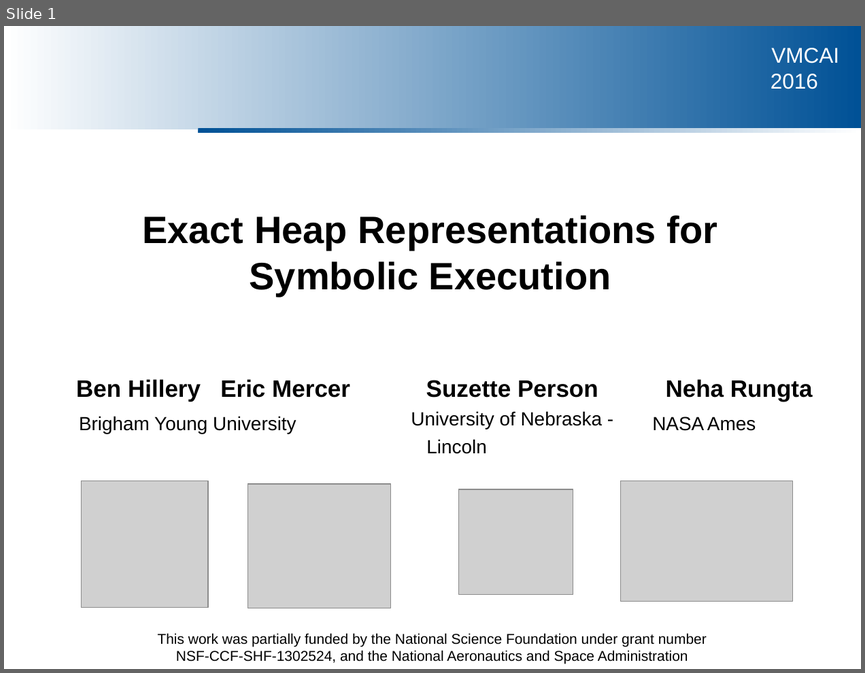
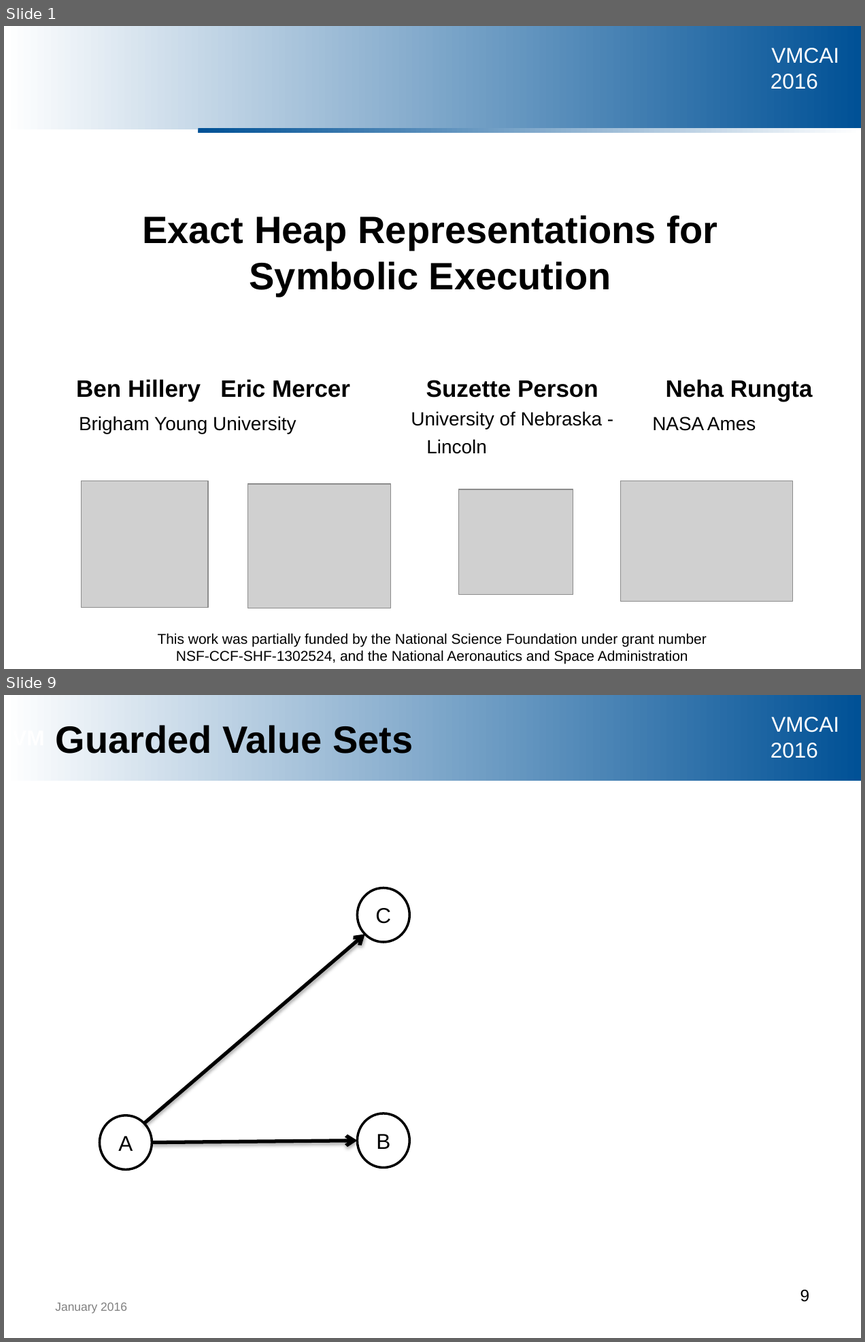
Before and after one commit to ericmercer/uber-lazy, a slide deck: vmcai-2016-slides/vmcai_presentation.pptx. Shown one above the other, each under a label of ours: slide 1 before the commit, slides 1 and 9 after it; the slides between them are not shown. The pictures are 865x673 and 865x1342 pixels, drawn with LibreOffice and Linux fonts; fonts in the diff are those of the drawing; grey boxes stand for pictures; background and template pictures are left out. Boxes give left, top, right and bottom in pixels: in the first picture for what was removed or moved away, otherwise in the second. Text is boxed around its words. In the diff, an @@ line names an element or a change of style, - is before the commit and + after.

```diff
--- a/vmcai-2016-slides/vmcai_presentation.pptx
+++ b/vmcai-2016-slides/vmcai_presentation.pptx
@@ slide 9 added at (x1=4, y1=695, x2=861, y2=1338), background #FFFFFF; not listed: 1 template element that a slide beside it also shows @@
@@ rectangle added at (x1=4, y1=695, x2=861, y2=781), fill gradient #FFFFFF to #005196 @@
@@ rectangle added at (x1=4, y1=695, x2=861, y2=781), fill gradient #FFFFFF to #005196, 18 pt, text #FFFFFF, bold @@
+VM
@@ title added at (x1=56, y1=725, x2=413, y2=753), 32 pt, text #000000, bold @@
+Guarded Value Sets
@@ ellipse added at (x1=357, y1=888, x2=409, y2=942), fill #FFFFFF, outline #000000 2 pt, 18 pt, text #000000 @@
+C
@@ arrow added from (145, 1123) to (364, 934), #000000 3 pt @@
@@ ellipse added at (x1=100, y1=1115, x2=152, y2=1169), fill #FFFFFF, outline #000000 2 pt, 18 pt, text #000000 @@
+A
@@ ellipse added at (x1=357, y1=1113, x2=409, y2=1167), fill #FFFFFF, outline #000000 2 pt, 18 pt, text #000000 @@
+B
@@ arrow added from (152, 1142) to (357, 1140), #000000 3 pt @@
@@ text added at (x1=55, y1=1302, x2=127, y2=1313), 10 pt, text #808080 @@
+January 2016
@@ page number added at (x1=800, y1=1289, x2=810, y2=1302), 14 pt, text #000000 @@
+9
```
Also in this commit, not shown: 6 slides changed, 14 other slides added.
